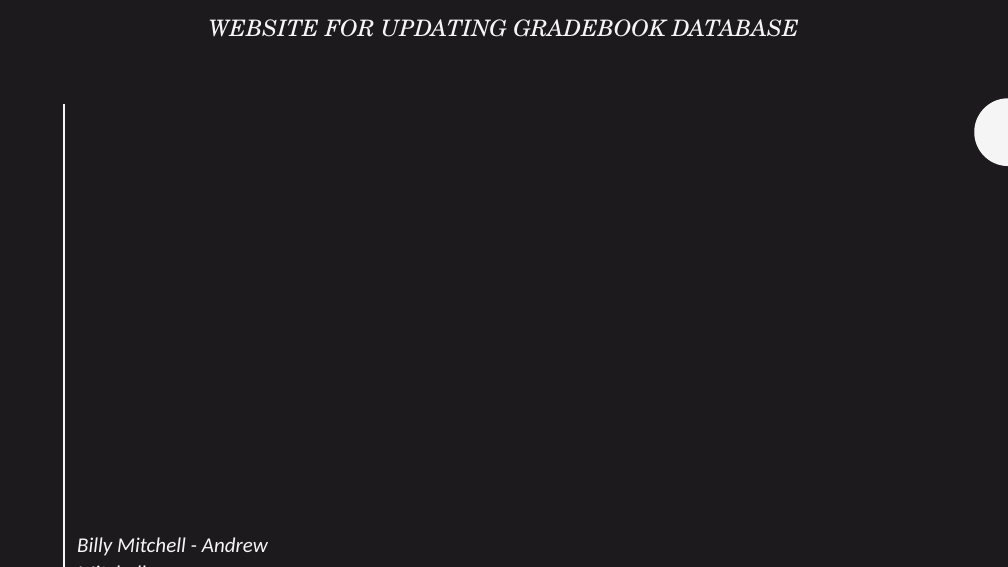
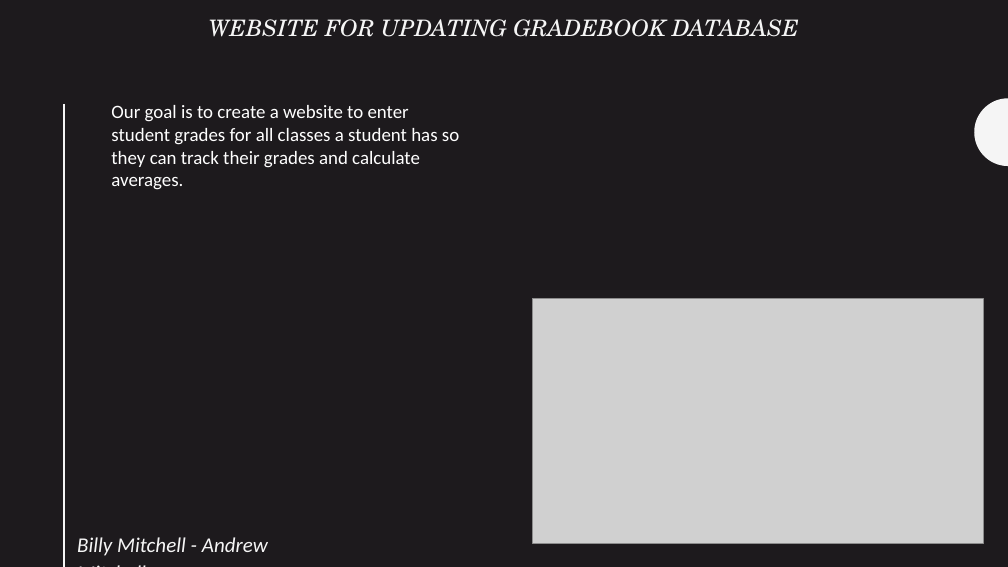
Before and after one commit to ksu-is/Front-end-project, a slide deck: slide 1 of PP.pptx. Drawn at 1008x567 pixels with LibreOffice and Linux fonts; fonts in the diff are those of the drawing; grey boxes stand for pictures. Boxes give left, top, right and bottom in pixels: in the first picture for what was removed or moved away, otherwise in the second. Text is boxed around its words. In the diff, an @@ line names an element or a change of style, - is before the commit and + after.

Commit message:
Update PP.pptx
updated description of project

```diff
--- a/PP.pptx
+++ b/PP.pptx
@@ text added at (111, 105, 459, 190), 18 pt, text #FFFFFF @@
+Our goal is to create a website to enter student grades for all classes a student has so they can track their grades and calculate averages.
@@ picture added at (532, 299, 984, 543) @@
```
